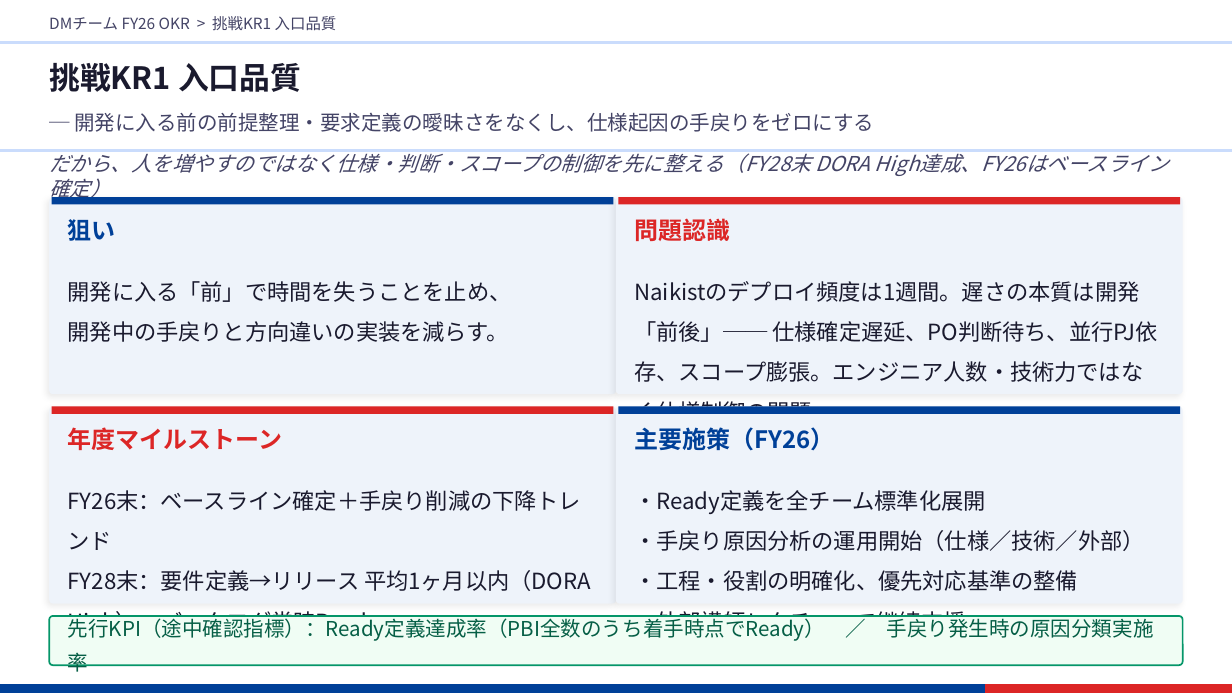
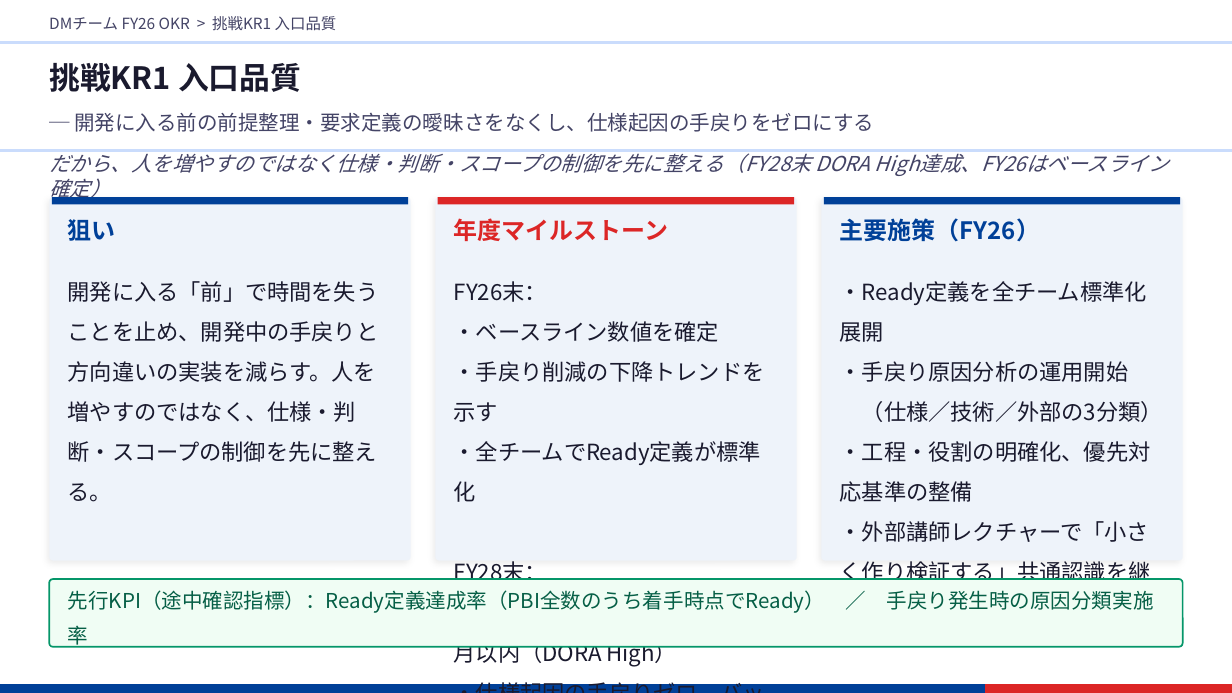
Before and after one commit to 4hey4hey/claude-workspace, a slide deck: slide 10 of outputs/pptx/2026-04-19_dm-okr-fy26-for-gm.pptx. Drawn at 1232x693 pixels with LibreOffice and Linux fonts; fonts in the diff are those of the drawing. Boxes give left, top, right and bottom in pixels: in the first picture for what was removed or moved away, otherwise in the second. Text is boxed around its words. In the diff, an @@ line names an element or a change of style, - is before the commit and + after.

```diff
--- a/outputs/pptx/2026-04-19_dm-okr-fy26-for-gm.pptx
+++ b/outputs/pptx/2026-04-19_dm-okr-fy26-for-gm.pptx
@@ rounded rectangle: place and size @@
-rounded rectangle at bbox=[49, 197, 616, 394]
+rounded rectangle at bbox=[49, 197, 410, 561]
@@ rectangle: place and size @@
-rectangle at bbox=[52, 197, 614, 205]
+rectangle at bbox=[52, 197, 408, 205]
@@ rounded rectangle: place and size @@
-rounded rectangle at bbox=[616, 197, 1183, 394]
+rounded rectangle at bbox=[435, 197, 796, 561]
@@ rectangle: place and size @@
-rectangle at bbox=[618, 197, 1180, 205]
+rectangle at bbox=[437, 197, 793, 205]
@@ proportions changed in 4 elements at bbox=[49, 197, 410, 561], bbox=[49, 579, 1183, 647], bbox=[435, 197, 796, 561], bbox=[822, 197, 1183, 561] @@
@@ rounded rectangle: place and size @@
-rounded rectangle at bbox=[49, 407, 616, 604]
+rounded rectangle at bbox=[822, 197, 1183, 561]
@@ rectangle: place and size @@
-rectangle at bbox=[52, 407, 614, 414]
+rectangle at bbox=[824, 197, 1180, 205]
@@ rectangle at bbox=[824, 197, 1180, 205]: fill #DC2626 to #004098 @@
@@ text "年度マイルストーン": place and size @@
-text "年度マイルストーン" at bbox=[68, 427, 283, 450]
+text "年度マイルストーン" at bbox=[454, 218, 669, 241]
@@ text removed at bbox=[634, 219, 730, 241] @@
-問題認識
@@ text "主要施策（FY26）": place and size @@
-text "主要施策（FY26）" at bbox=[634, 427, 834, 451]
+text "主要施策（FY26）" at bbox=[840, 218, 1040, 242]
@@ text "・Ready定義を全チーム標準化展開": place and size @@
-text "・Ready定義を全チーム標準化展開" at bbox=[634, 490, 1144, 635]
+text "・Ready定義を全チーム標準化展開" at bbox=[840, 281, 1151, 610]
@@ text at bbox=[68, 281, 379, 502]: text changed @@
-開発に入る「前」で時間を失うことを止め、
-開発中の手戻りと方向違いの実装を減らす。
+開発に入る「前」で時間を失うことを止め、開発中の手戻りと方向違いの実装を減らす。人を増やすのではなく、仕様・判断・スコープの制御を先に整える。
@@ text at bbox=[454, 281, 765, 666]: text changed @@
-FY26末：ベースライン確定＋手戻り削減の下降トレンド
-FY28末：要件定義→リリース 平均1ヶ月以内（DORA High）、バックログ常時Ready
+FY26末：
+・ベースライン数値を確定
+・手戻り削減の下降トレンドを示す
+・全チームでReady定義が標準化
+FY28末：
+・要件定義→リリース 平均1ヶ月以内（DORA High）
+・仕様起因の手戻りゼロ、バックログ常時Ready
@@ text removed at bbox=[634, 281, 1157, 414] @@
-Naikistのデプロイ頻度は1週間。遅さの本質は開発「前後」── 仕様確定遅延、PO判断待ち、並行PJ依存、スコープ膨張。エンジニア人数・技術力ではなく仕様制御の問題。
@@ text at bbox=[840, 361, 1128, 382]: text changed @@
-・手戻り原因分析の運用開始（仕様／技術／外部）
+・手戻り原因分析の運用開始
+（仕様／技術／外部の3分類）
@@ rounded rectangle removed at bbox=[616, 407, 1183, 604] @@
@@ rectangle removed at bbox=[618, 407, 1180, 414] @@
@@ text at bbox=[840, 521, 1151, 610]: text changed @@
-・外部講師レクチャーで継続支援
+・外部講師レクチャーで「小さく作り検証する」共通認識を継続支援
@@ rounded rectangle: place and size @@
-rounded rectangle at bbox=[49, 616, 1183, 665]
+rounded rectangle at bbox=[49, 579, 1183, 647]
@@ text "先行KPI（途中確認指標）：Ready定義達成率（PBI全数のうち着手時点でReady） ／ 手戻り発生時の原因分類実施 ..." rewrapped from bbox=[68, 616, 1154, 672] to bbox=[68, 590, 1154, 613] @@
```
Also in this commit, not shown: 4 other slides changed, 2 slides added, 1 slide removed, 7 other files.
